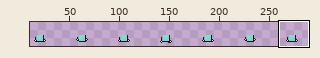
One commit to this sprite sheet: Mayday.Game/Content/Images/Bodies_1.png. The first picture is a wide view before the edit; the outline marks the close-up.
Close-up. Before the edit:
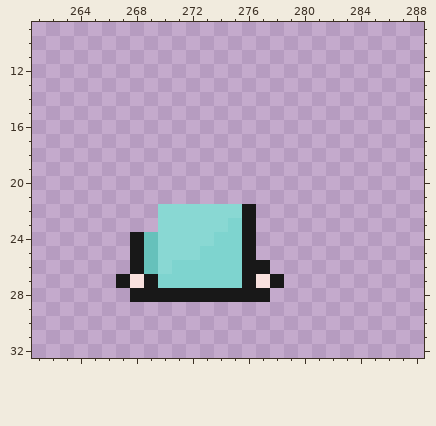
The file is 294x33 pixels. Shown: x 261..288, y 9..32. The wide view leaves out empty margins. The commit also changed other parts of the picture, which this record leaves out.
Now the later version:
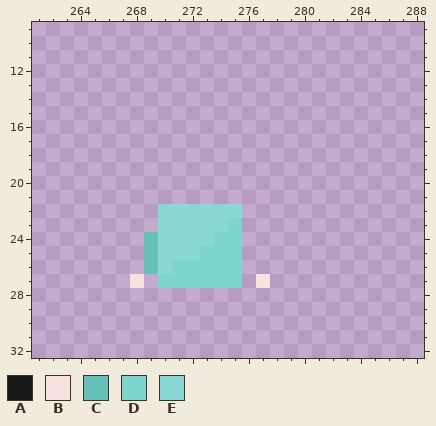
Palette (. is transparent): A #181818  B #f8e1de  C #66c1bb  D #7ed4cf  E #89d8d3
From old to new:
Changed rows in their new state; - is an unchanged pixel.
first column x 267:
22 ---------.--
23 ---------.--
24 -.-------.--
25 -.-------.--
26 -.-------..-
27 .-.------.-.
28 -..........-
Pixel boxes of the changes (left, top, right, bottom) in both close-ups:
erased: (116, 204, 284, 302)
